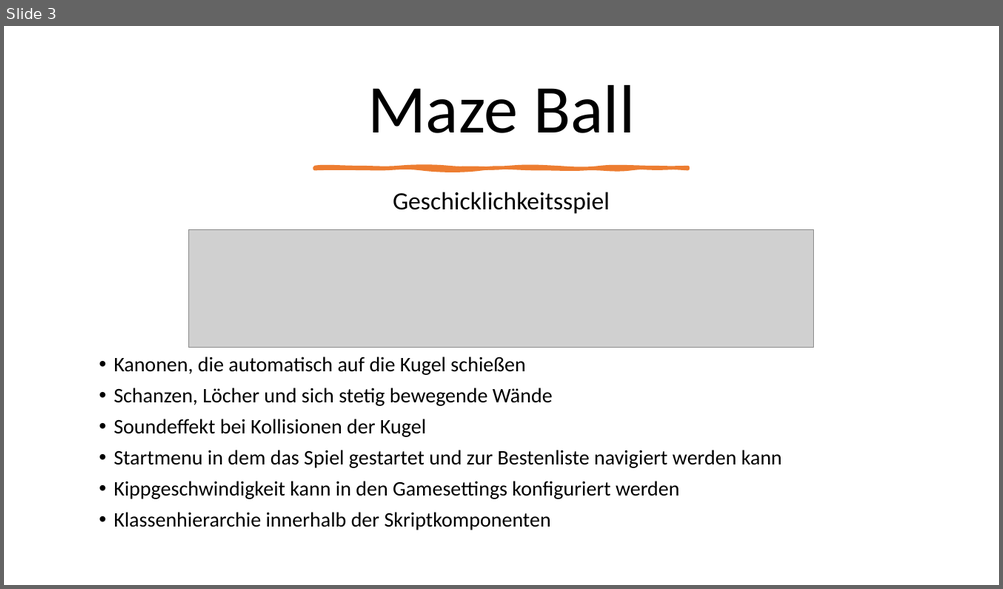
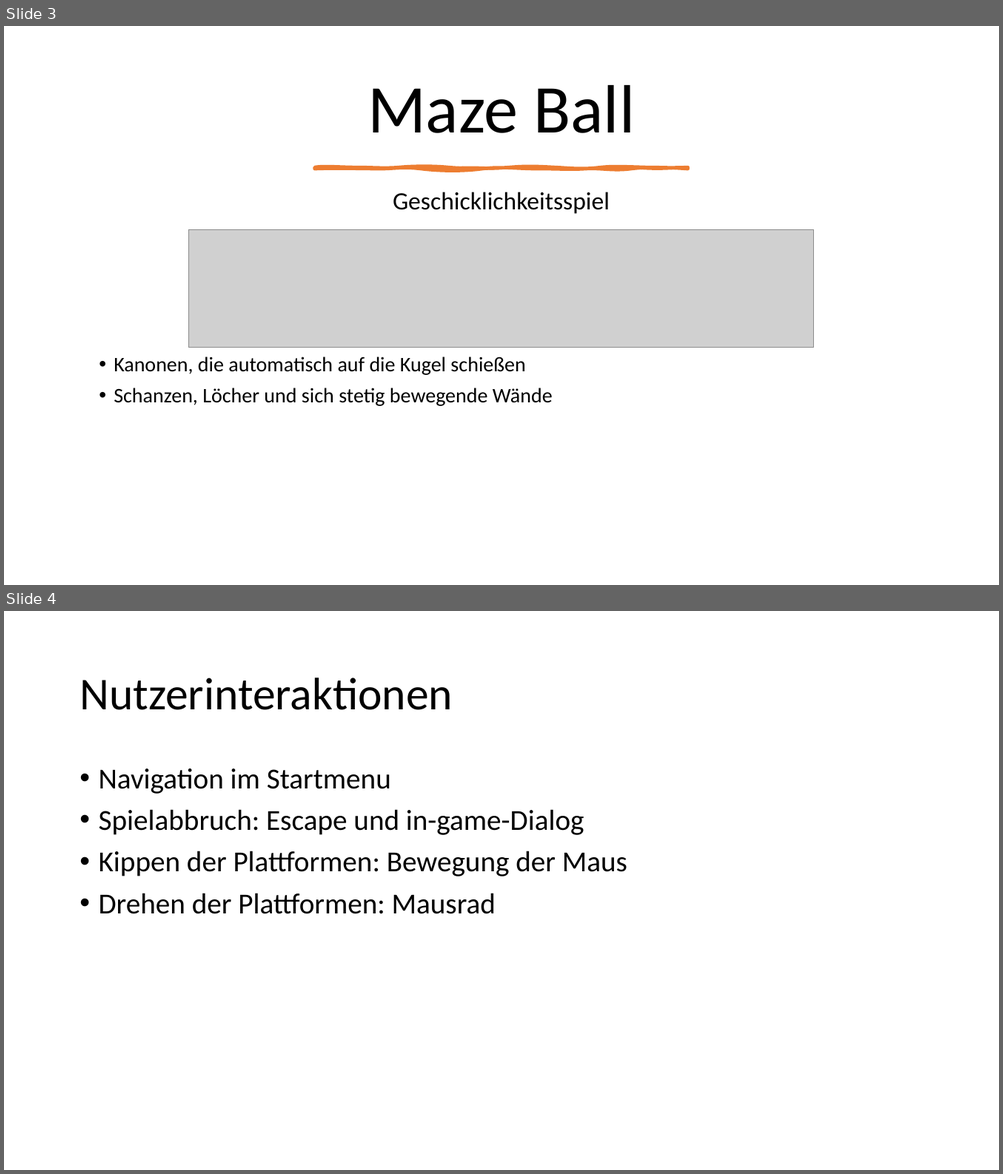
Before and after one commit to Oneof300/MazeBall, a slide deck: concepts/Concept.pptx. Shown one above the other, each under a label of ours: slide 3 before the commit, slides 3 and 4 after it. The pictures are 1003x589 and 1003x1174 pixels, drawn with LibreOffice and Linux fonts; fonts in the diff are those of the drawing; grey boxes stand for pictures. Boxes give left, top, right and bottom in pixels: in the first picture for what was removed or moved away, otherwise in the second. Text is boxed around its words. In the diff, an @@ line names an element or a change of style, - is before the commit and + after.

```diff
--- a/concepts/Concept.pptx
+++ b/concepts/Concept.pptx
@@ slide 4 added at [4, 611, 999, 1170], background #FFFFFF @@
@@ title added at [79, 678, 452, 710], 44 pt, text #000000 @@
+Nutzerinteraktionen
@@ text added at [99, 769, 627, 914], 28 pt, text #000000 @@
+• Navigation im Startmenu
+• Spielabbruch: Escape und in-game-Dialog
+• Kippen der Plattformen: Bewegung der Maus
+• Drehen der Plattformen: Mausrad
@@ slide 3 changed as well @@
@@ text at [114, 419, 782, 531]: paragraphs removed @@
-• Soundeffekt bei Kollisionen der Kugel
-• Startmenu in dem das Spiel gestartet und zur Bestenliste navigiert werden kann
-• Kippgeschwindigkeit kann in den Gamesettings konfiguriert werden
-• Klassenhierarchie innerhalb der Skriptkomponenten
```
Also in this commit, not shown: 2 other slides changed, 9 other slides added, 1 other file.
